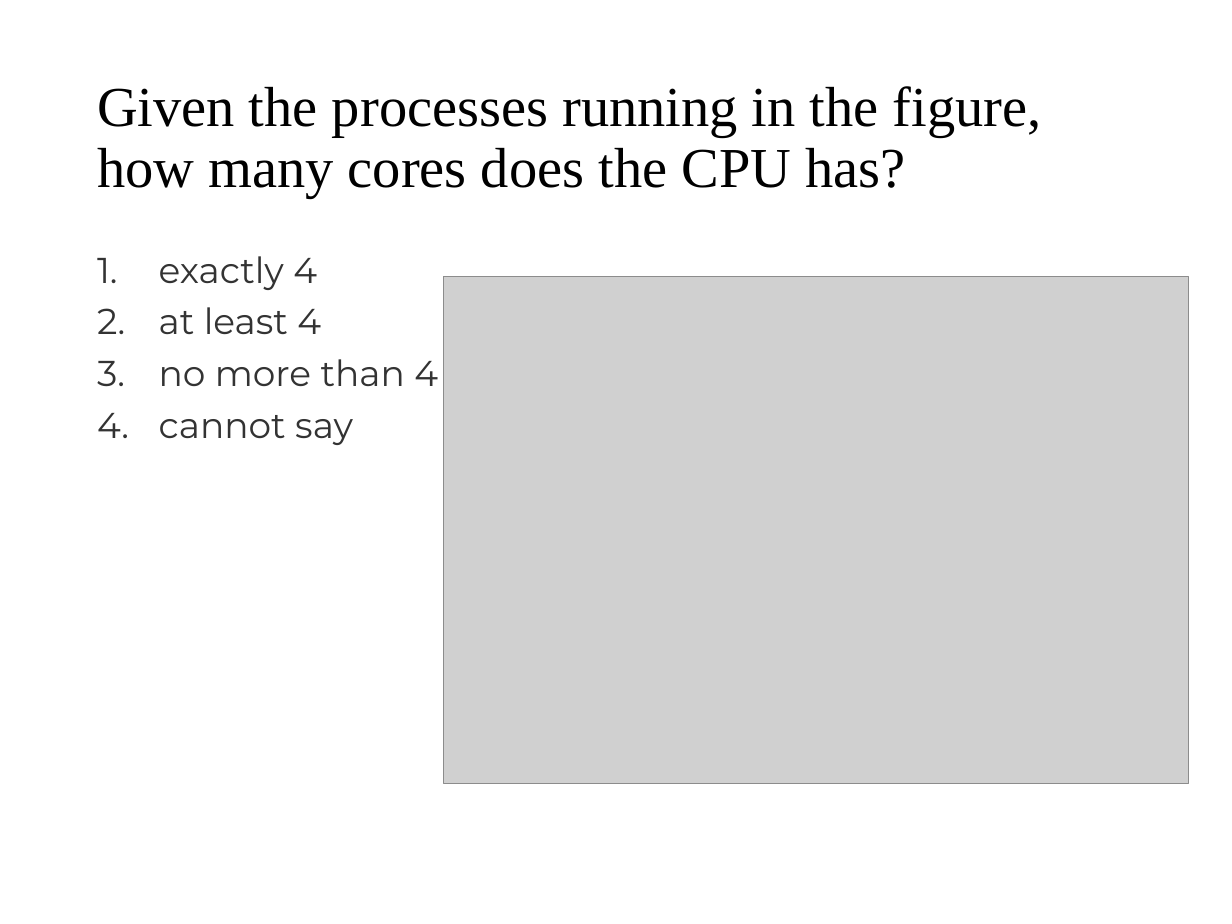
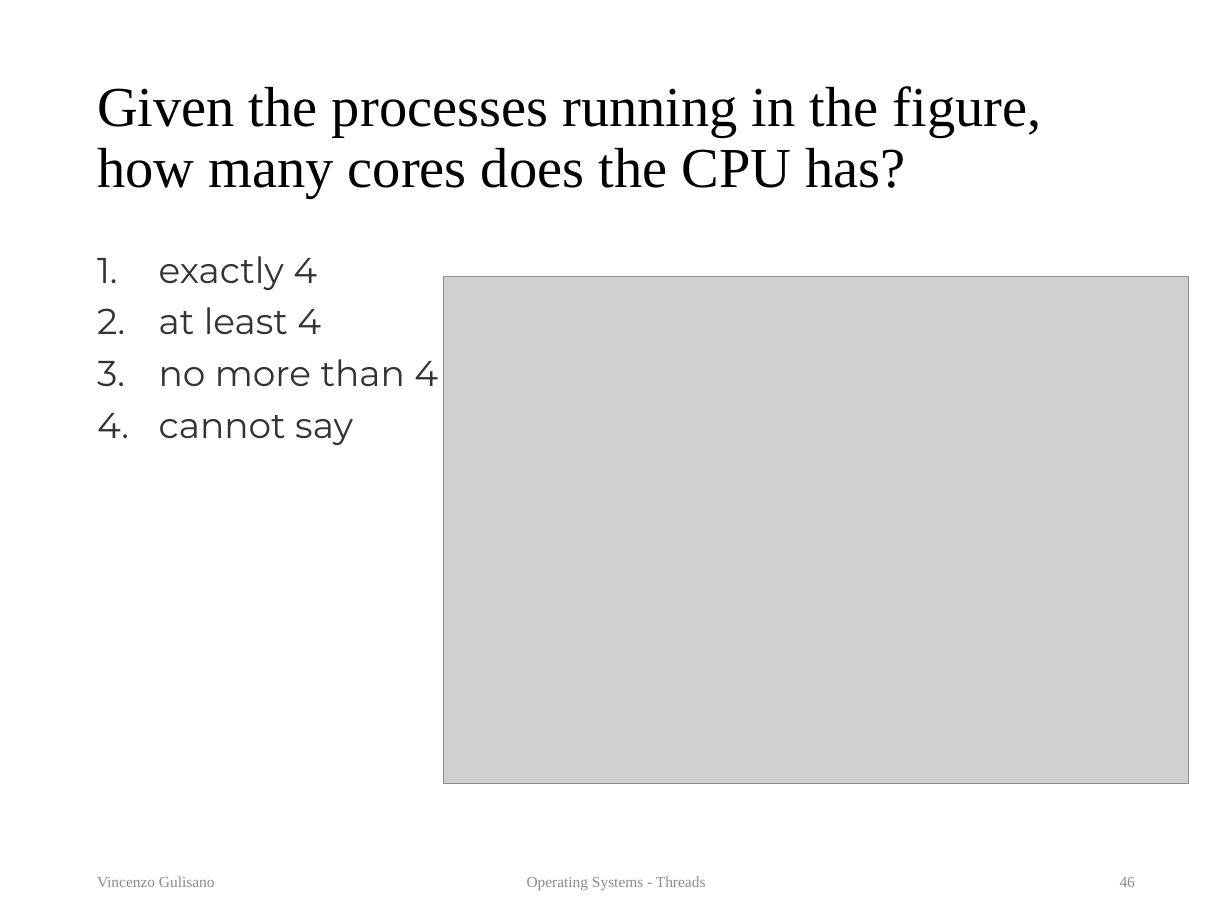
Before and after one commit to vincenzo-gulisano/os_material, a slide deck: slide 46 of slides/threads.pptx (slide 29 before the commit). Drawn at 1232x924 pixels with LibreOffice and Linux fonts; fonts in the diff are those of the drawing; grey boxes stand for pictures. Boxes give left, top, right and bottom in pixels: in the first picture for what was removed or moved away, otherwise in the second. Text is boxed around its words. In the diff, an @@ line names an element or a change of style, - is before the commit and + after.

Commit message:
fixed footer processes and threads, added questions for threads

```diff
--- a/slides/threads.pptx
+++ b/slides/threads.pptx
@@ text added at (97, 876, 215, 887), 9 pt, text #8C8C8C @@
+Vincenzo Gulisano
@@ text added at (527, 876, 706, 890), 9 pt, text #8C8C8C @@
+Operating Systems - Threads
@@ page number added at (1120, 877, 1135, 887), 9 pt, text #8C8C8C @@
+46
```
Also in this commit, not shown: 52 other slides changed, 4 slides added, 2 slides removed, 3 other files.
